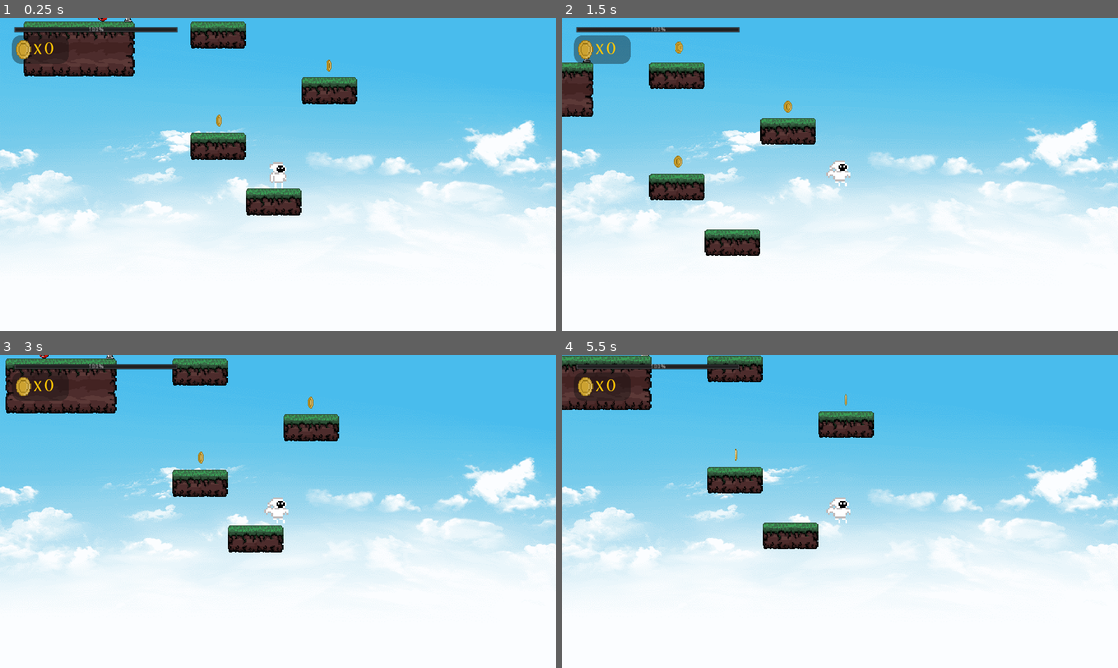
Above: before the commit, frames 1-4 (two rows, left to right).
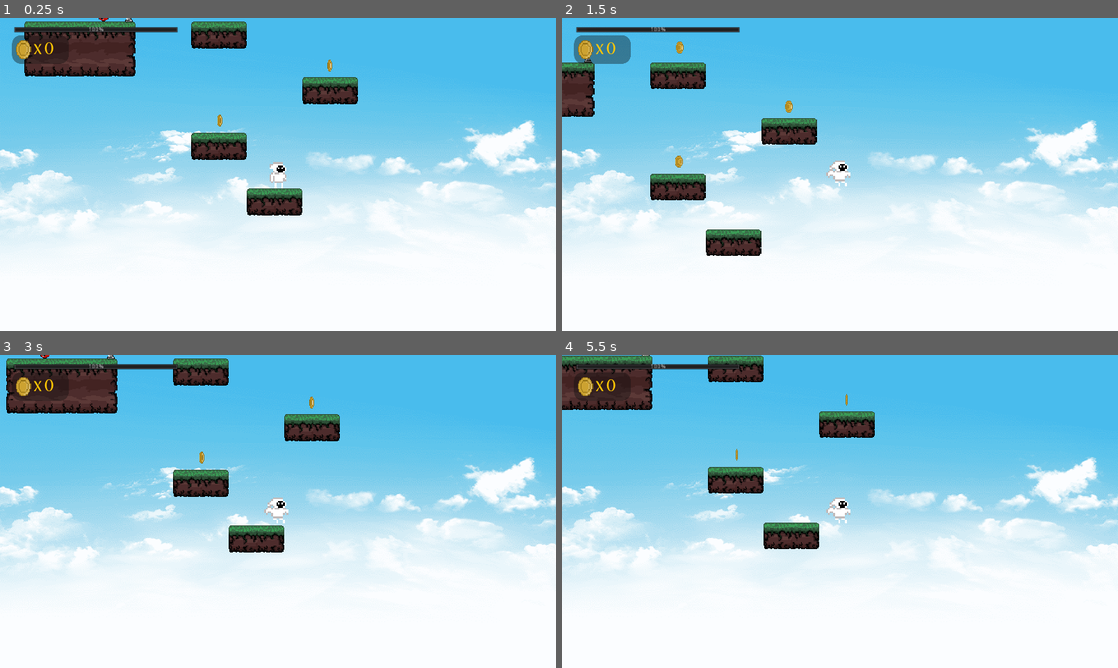
Above: after the commit, the same moments.

Repository: Tears89/Godot2d
Game: Godot game, scene res://Worlds/World_10.tscn
The game is run twice, just before and just after one commit, with the same random seed, the same clock (stepped at 60 frames per second) and the same inputs. This scene is started directly instead of the project's main scene.
Inputs:
- Up to frame 1 (0.25 s): no input
- Up to frame 2 (1.5 s): hold D (Move_Right) from 0.53 s (still down); tap W (Jump) at 0.77 s
- Up to frame 3 (3 s): tap W (Jump) at 1.52 s; release D (Move_Right) at 2.03 s; hold A (Move_Left) 2.03-2.78 s; tap Enter at 2.75 s; hold D (Move_Right) from 2.78 s (still down)
- Up to frame 4 (5.5 s): tap W (Jump) at 3.02, 3.77, 4.52 s; release D (Move_Right) at 4.28 s; hold A (Move_Left) 4.28-5.03 s; tap Space at 5 s; hold D (Move_Right) from 5.03 s (still down)

The runs differ from the first frame. In frame 1, 2.0% of the frame differs, in the area x 4-65%, y 0-64%; in frame 2, 1.7%; in frame 3, 2.0%, in the area x 1-62%, y 0-64%; in frame 4, 1.8%.

Commit message:
Работу худа

Diff:
--- a/Script/Konec.gd
+++ b/Script/Konec.gd
@@ -1,7 +1,8 @@
 extends Control
 
 
-
+func _ready():
+	Global.exit_from_game_in_main_menu()
 
 func _on_Exit_pressed():
 	get_tree().quit()
--- a/Script/Player.gd
+++ b/Script/Player.gd
@@ -23,7 +23,6 @@
 func _physics_process(delta):
 	Movement.y +=Gravity
 	Movement = move_and_slide(Movement, UP)
-	Keyboard()
 	if position.y > get_viewport_rect().size.y:
 		Global.reset_coins()
 		get_tree().reload_current_scene()
@@ -62,15 +61,6 @@
 		Health = 0
 #		Global.Health = 0
 		Global.reset_health()
-		get_tree().reload_current_scene()
-
-	if Coin <= 0:
 		Coin = 0
 		Global.reset_coins()
-
-
-func Keyboard():
-
-
-
-	pass
+		get_tree().reload_current_scene()
--- a/Worlds/World_10.tscn
+++ b/Worlds/World_10.tscn
@@ -18,7 +18,7 @@
 tile_data = PoolIntArray( -851954, 16, 0, -851953, 15, 0, -786419, 16, 0, -786418, 18, 0, -786417, 17, 0, -786416, 15,  …(1289 unchanged characters)…
 
 [node name="Player" parent="TileMap" instance=ExtResource( 2 )]
-position = Vector2( 37, 234 )
+position = Vector2( 36, 238 )
 
 [node name="coins" type="Node2D" parent="."]
 
Not shown, changed: export_presets.cfg
